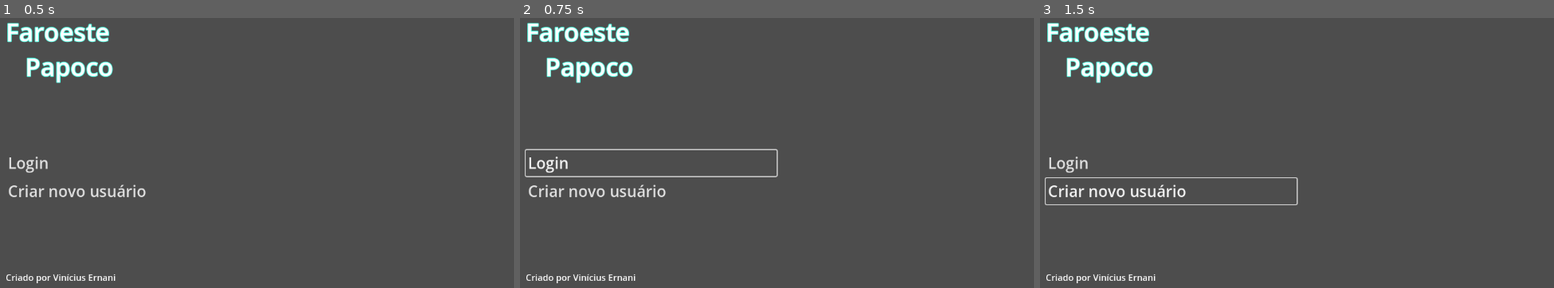
Above: before the commit, frames 1-3 (left to right).
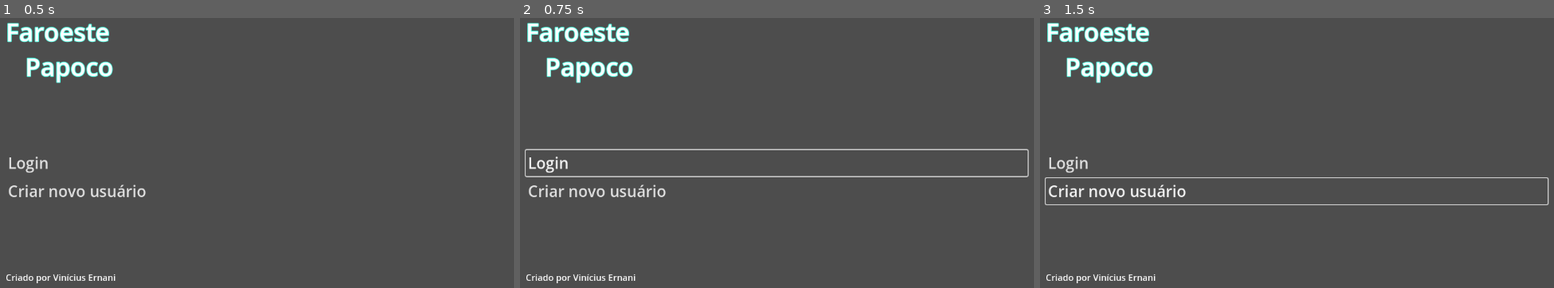
Above: after the commit, the same moments.

Repository: erneani/faroeste-papoco
Game: Godot game, scene res://scenes/ui/menu/Menu.tscn
The game is run twice, just before and just after one commit, with the same random seed, the same clock (stepped at 60 frames per second) and the same inputs.
Inputs:
- Up to frame 1 (0.5 s): no input
- Up to frame 2 (0.75 s): click "Login" at 0.5 s
- Up to frame 3 (1.5 s): click "Criar novo usuário" at 1.25 s

Frame 1 is identical in both runs. In frame 2, 0.6% of the frame differs, in the area x 49-100%, y 48-59%; in frame 3, 0.4%.

Commit message:
feat: add login to menu scene

Diff:
--- a/engine/scenes/ui/login/Login.tscn
+++ b/engine/scenes/ui/login/Login.tscn
@@ -5,12 +5,13 @@
 [sub_resource type="LabelSettings" id="LabelSettings_4jus2"]
 font_size = 34
 
-[node name="VBoxContainer" type="VBoxContainer"]
+[node name="Login" type="VBoxContainer"]
 anchors_preset = 15
 anchor_right = 1.0
 anchor_bottom = 1.0
 grow_horizontal = 2
 grow_vertical = 2
+theme_override_constants/separation = 8
 script = ExtResource("1_hgvfh")
 
 [node name="Label" type="Label" parent="."]
@@ -23,14 +24,17 @@
 [node name="UsernameInput" type="LineEdit" parent="."]
 layout_mode = 2
 size_flags_horizontal = 3
+theme_override_font_sizes/font_size = 24
 placeholder_text = "Insira seu usuário"
 
 [node name="PasswordInput" type="LineEdit" parent="."]
 layout_mode = 2
+theme_override_font_sizes/font_size = 24
 placeholder_text = "Insira sua senha"
 
 [node name="Button" type="Button" parent="."]
 layout_mode = 2
+theme_override_font_sizes/font_size = 24
 disabled = true
 text = "Entrar no jogo"
 
--- a/engine/scenes/ui/menu/Menu.tscn
+++ b/engine/scenes/ui/menu/Menu.tscn
@@ -1,4 +1,6 @@
-[gd_scene load_steps=2 format=3 uid="uid://boyghsgscnmpr"]
+[gd_scene load_steps=3 format=3 uid="uid://boyghsgscnmpr"]
+
+[ext_resource type="PackedScene" uid="uid://detoul8vx6ub0" path="res://scenes/ui/login/Login.tscn" id="1_hgp3o"]
 
 [sub_resource type="LabelSettings" id="LabelSettings_gpjtf"]
 line_spacing = 0.0
@@ -6,16 +8,7 @@
 outline_size = 5
 outline_color = Color(0.317666, 1, 0.896867, 1)
 
-[node name="MainMenu" type="Control"]
-layout_mode = 3
-anchors_preset = 15
-anchor_right = 1.0
-anchor_bottom = 1.0
-grow_horizontal = 2
-grow_vertical = 2
-
-[node name="MainMenu" type="MarginContainer" parent="."]
-layout_mode = 1
+[node name="MainMenu" type="MarginContainer"]
 anchors_preset = 15
 anchor_right = 1.0
 anchor_bottom = 1.0
@@ -26,25 +19,25 @@
 theme_override_constants/margin_right = 120
 theme_override_constants/margin_bottom = 80
 
-[node name="HBoxContainer" type="HBoxContainer" parent="MainMenu"]
+[node name="HBoxContainer" type="HBoxContainer" parent="."]
 layout_mode = 2
 
-[node name="VBoxContainer" type="VBoxContainer" parent="MainMenu/HBoxContainer"]
+[node name="VBoxContainer" type="VBoxContainer" parent="HBoxContainer"]
 layout_mode = 2
 size_flags_horizontal = 3
 
-[node name="TitleLabel" type="Label" parent="MainMenu/HBoxContainer/VBoxContainer"]
+[node name="TitleLabel" type="Label" parent="HBoxContainer/VBoxContainer"]
 layout_mode = 2
 text = "Faroeste
    Papoco"
 label_settings = SubResource("LabelSettings_gpjtf")
 
-[node name="MenuOptions" type="VBoxContainer" parent="MainMenu/HBoxContainer/VBoxContainer"]
+[node name="MenuOptions" type="VBoxContainer" parent="HBoxContainer/VBoxContainer"]
 layout_mode = 2
 size_flags_vertical = 3
 alignment = 1
 
-[node name="LoginButton" type="Button" parent="MainMenu/HBoxContainer/VBoxContainer/MenuOptions"]
+[node name="LoginButton" type="Button" parent="HBoxContainer/VBoxContainer/MenuOptions"]
 layout_mode = 2
 size_flags_vertical = 4
 theme_override_font_sizes/font_size = 28
@@ -52,7 +45,7 @@
 flat = true
 alignment = 0
 
-[node name="CreateAccountButton" type="Button" parent="MainMenu/HBoxContainer/VBoxContainer/MenuOptions"]
+[node name="CreateAccountButton" type="Button" parent="HBoxContainer/VBoxContainer/MenuOptions"]
 layout_mode = 2
 size_flags_vertical = 4
 theme_override_font_sizes/font_size = 28
@@ -60,10 +53,14 @@
 flat = true
 alignment = 0
 
-[node name="AuthorLabel" type="Label" parent="MainMenu/HBoxContainer/VBoxContainer"]
+[node name="AuthorLabel" type="Label" parent="HBoxContainer/VBoxContainer"]
 layout_mode = 2
 text = "Criado por Vinícius Ernani"
 
-[node name="CenterContainer" type="CenterContainer" parent="MainMenu/HBoxContainer"]
+[node name="MarginContainer" type="MarginContainer" parent="HBoxContainer"]
 layout_mode = 2
-size_flags_horizontal = 2
+theme_override_constants/margin_bottom = 80
+
+[node name="Login" parent="HBoxContainer/MarginContainer" instance=ExtResource("1_hgp3o")]
+visible = false
+layout_mode = 2
